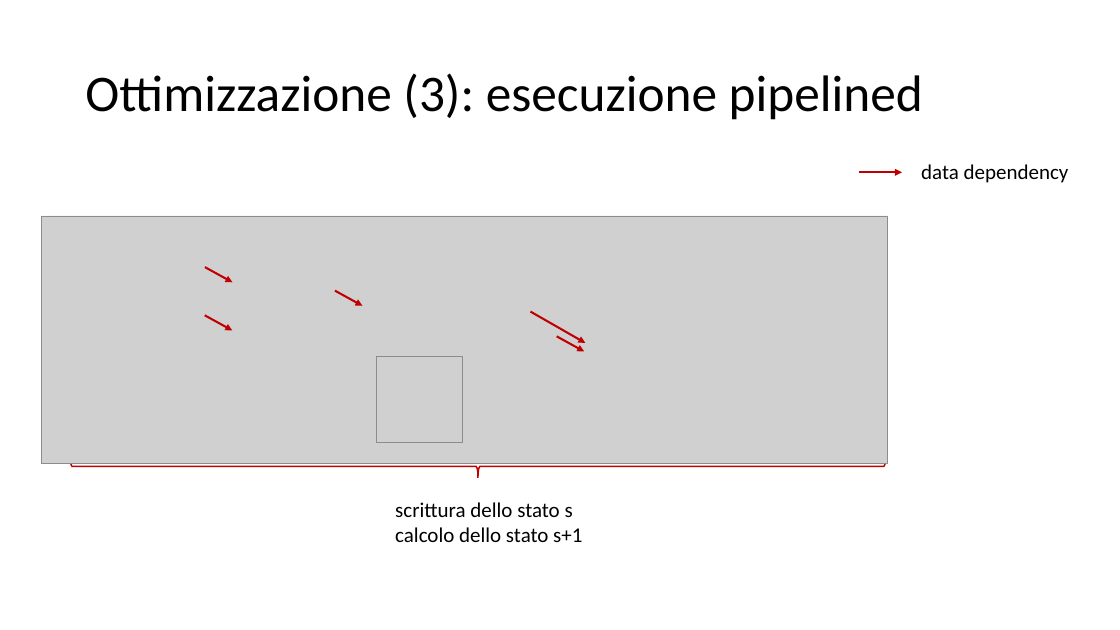
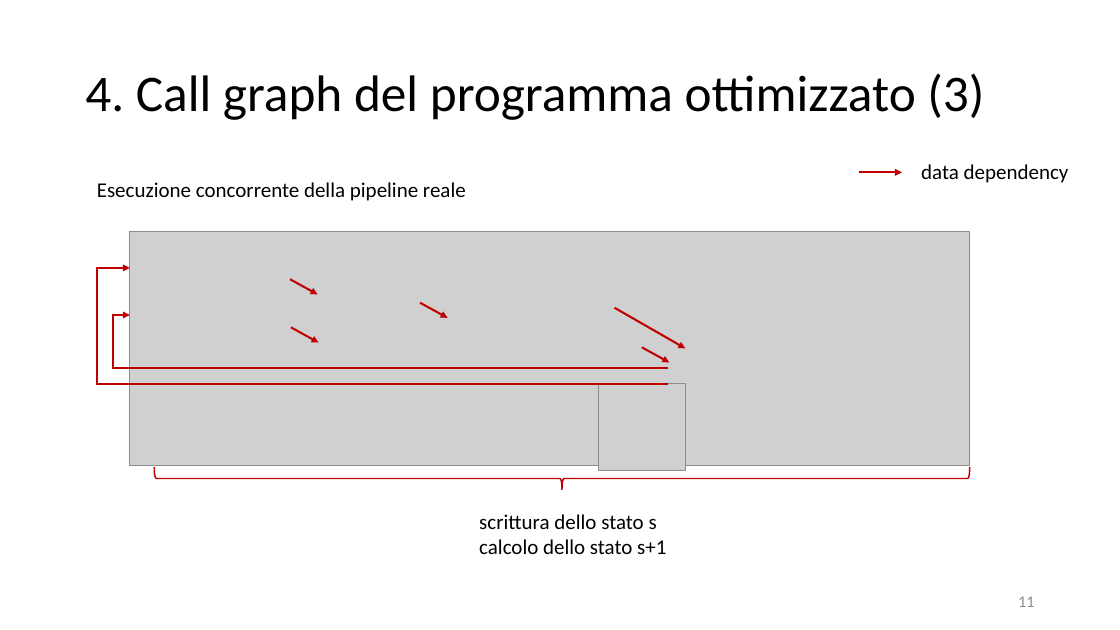
Before and after one commit to piepor/particles-simulation-parallel, a slide deck: slide 11 of presentazione/presentazione.pptx (slide 10 before the commit). Drawn at 1120x630 pixels with LibreOffice and Linux fonts; fonts in the diff are those of the drawing; grey boxes stand for pictures. Boxes give left, top, right and bottom in pixels: in the first picture for what was removed or moved away, otherwise in the second. Text is boxed around its words. In the diff, an @@ line names an element or a change of style, - is before the commit and + after.

```diff
--- a/presentazione/presentazione.pptx
+++ b/presentazione/presentazione.pptx
@@ title at bbox=[85, 73, 984, 120]: text changed @@
-Ottimizzazione (3): esecuzione pipelined
+4. Call graph del programma ottimizzato (3)
@@ text added at bbox=[97, 182, 466, 201], 18 pt, text #000000 @@
+Esecuzione concorrente della pipeline reale
@@ picture: place and size @@
-picture at bbox=[41, 216, 888, 464]
+picture at bbox=[130, 232, 970, 465]
@@ elbow arrow added from (668, 384) to (130, 268), #C00000 1.5 pt @@
@@ elbow arrow added from (668, 368) to (130, 315), #C00000 1.5 pt @@
@@ arrow moved from (205, 315) - (233, 330) to (291, 328) - (318, 343) @@
@@ arrow moved from (531, 312) - (586, 343) to (615, 308) - (686, 349) @@
@@ 3 arrows, 1 left brace: place and size @@
-3 arrows, 1 left brace at bbox=[70, 267, 886, 478]
+3 arrows, 1 left brace at bbox=[154, 279, 970, 490]
@@ picture: place and size @@
-picture at bbox=[376, 356, 463, 443]
+picture at bbox=[599, 384, 686, 471]
@@ text "scrittura dello stato s": place and size @@
-text "scrittura dello stato s" at bbox=[395, 502, 582, 542]
+text "scrittura dello stato s" at bbox=[479, 514, 666, 554]
@@ page number added at bbox=[1018, 596, 1035, 607], 14 pt, text #8C8C8C @@
+11
```
Also in this commit, not shown: 16 other slides changed, 3 slides added, 4 other files.
